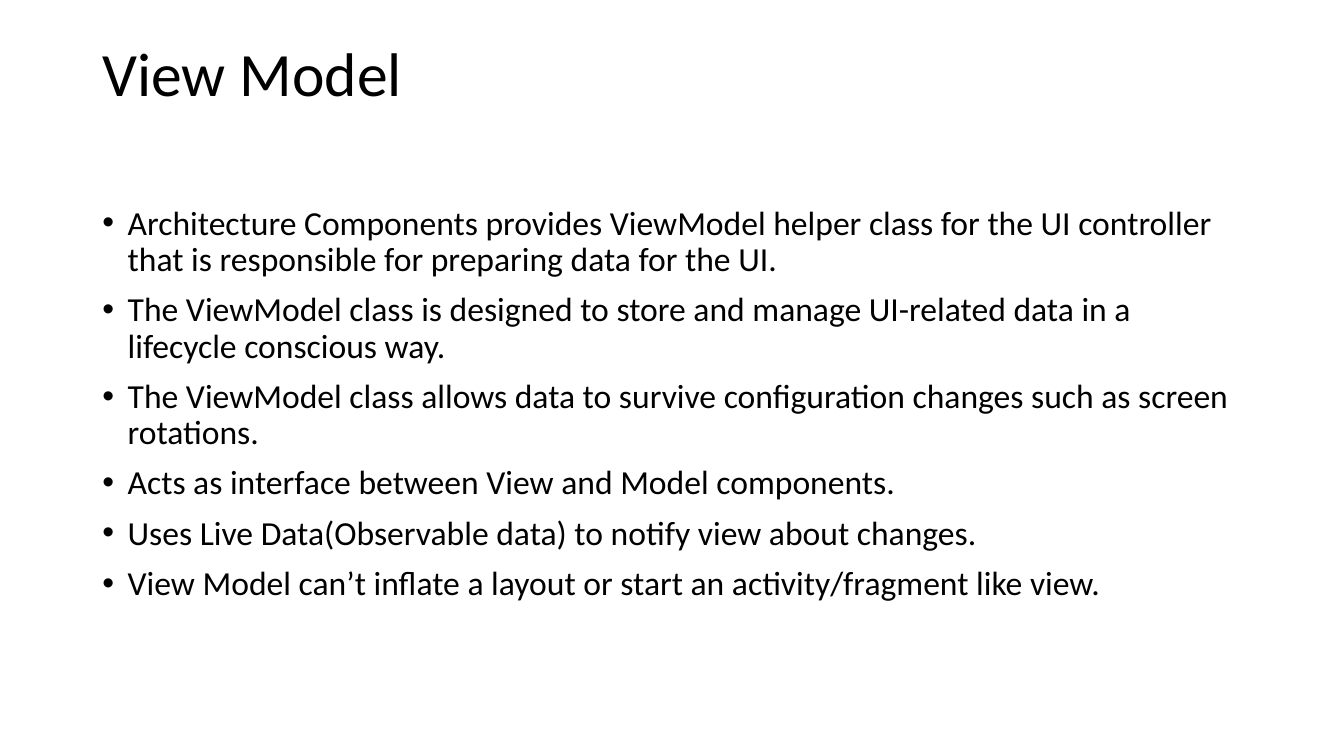
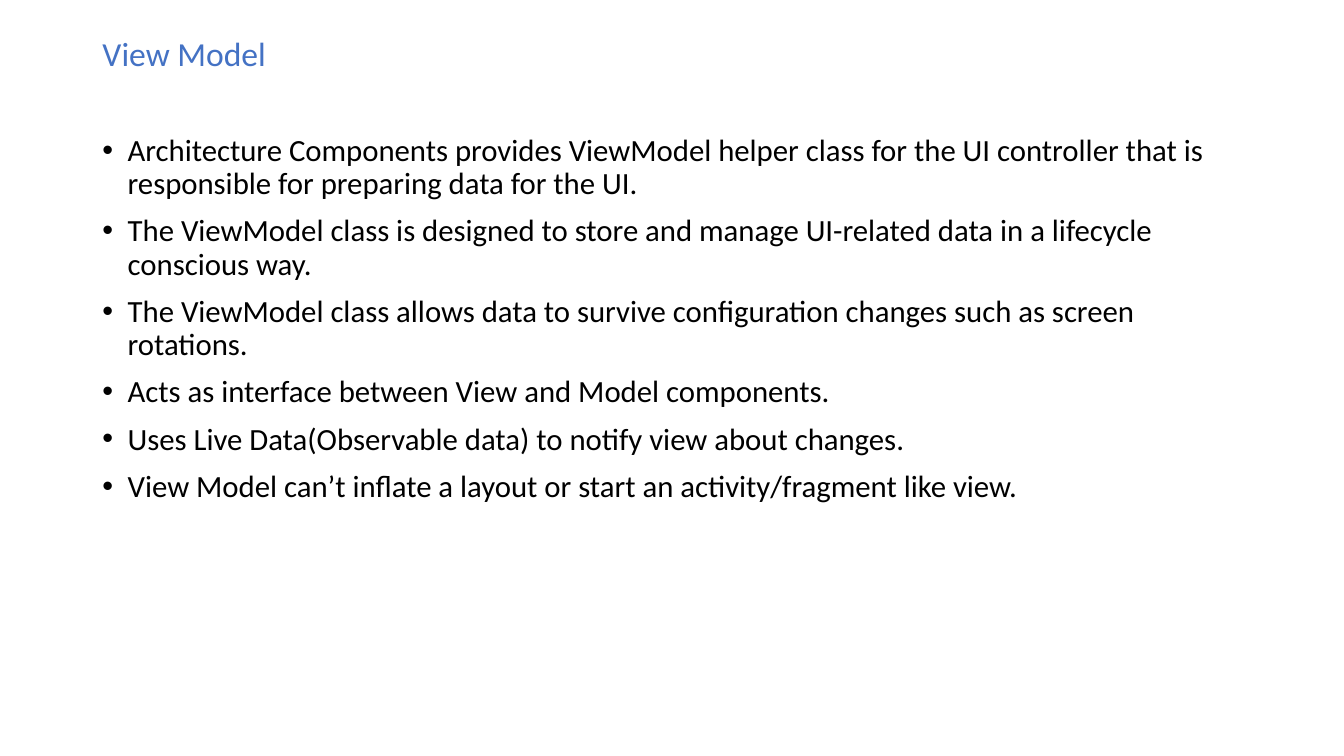
Before and after one commit to chandragithub2014/KotlinTemplates, a slide deck: slide 6 of USBank/USBank_Architecture_Android.pptx (slide 8 before the commit). Drawn at 1344x756 pixels with LibreOffice and Linux fonts; fonts in the diff are those of the drawing. Boxes give left, top, right and bottom in pixels: in the first picture for what was removed or moved away, otherwise in the second. Text is boxed around its words. In the diff, an @@ line names an element or a change of style, - is before the commit and + after.

Commit message:
updated with US Bank Architecture ppt

```diff
--- a/USBank/USBank_Architecture_Android.pptx
+++ b/USBank/USBank_Architecture_Android.pptx
@@ text "View Model": place and size @@
-text "View Model" at [128, 211, 1228, 601]
+text "View Model" at [102, 42, 1203, 503]
@@ text at [102, 42, 265, 66]: paragraph added @@
+View Model
@@ title removed at [102, 53, 402, 97] @@
-View Model
@@ text at [128, 139, 1203, 503]: size 24 to 22 pt @@
```
Also in this commit, not shown: 8 other slides changed, 2 slides added, 20 slides removed, 5 other files.
